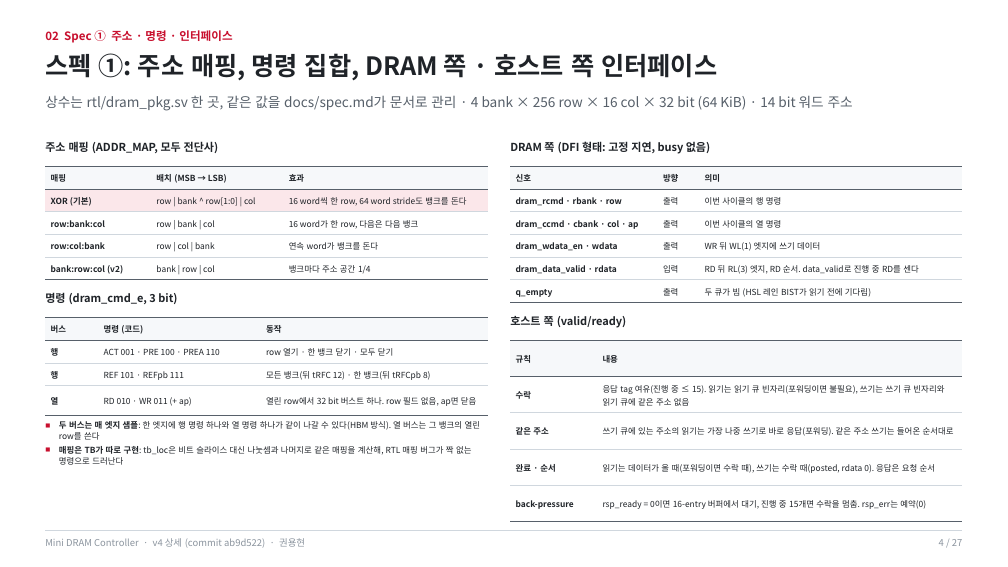
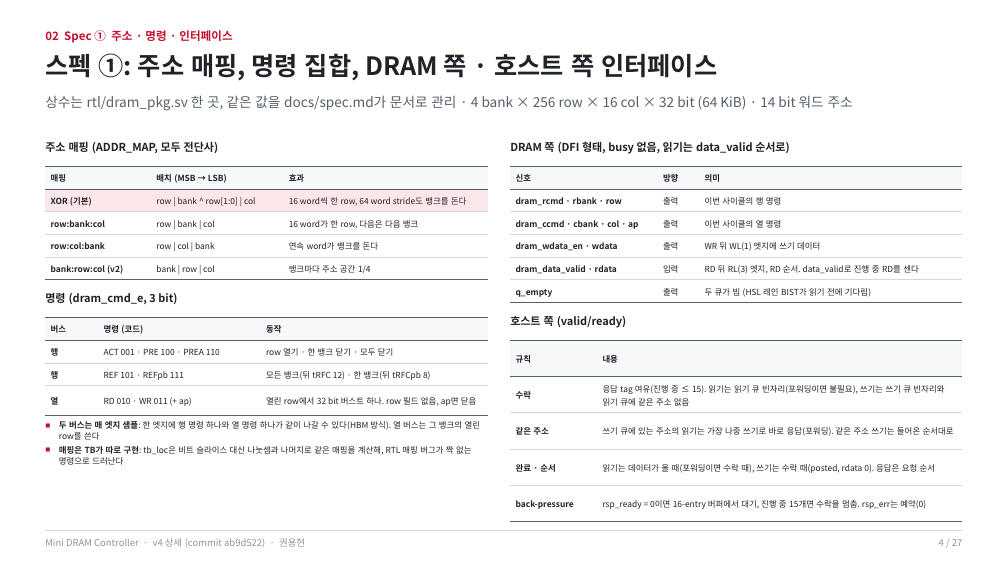
Before and after one commit to yhkwon-git/mini-dram-controller, a slide deck: slide 4 of portfolio-deck/MiniDramController_Portfolio.pptx. Drawn at 1008x567 pixels with LibreOffice and Linux fonts; fonts in the diff are those of the drawing. Boxes give left, top, right and bottom in pixels: in the first picture for what was removed or moved away, otherwise in the second. Text is boxed around its words. In the diff, an @@ line names an element or a change of style, - is before the commit and + after.

```diff
--- a/portfolio-deck/MiniDramController_Portfolio.pptx
+++ b/portfolio-deck/MiniDramController_Portfolio.pptx
@@ text at (510, 141, 789, 154): text changed @@
-DRAM 쪽 (DFI 형태: 고정 지연, busy 없음)
+DRAM 쪽 (DFI 형태, busy 없음, 읽기는 data_valid 순서로)
```
Also in this commit, not shown: 1 other file.
